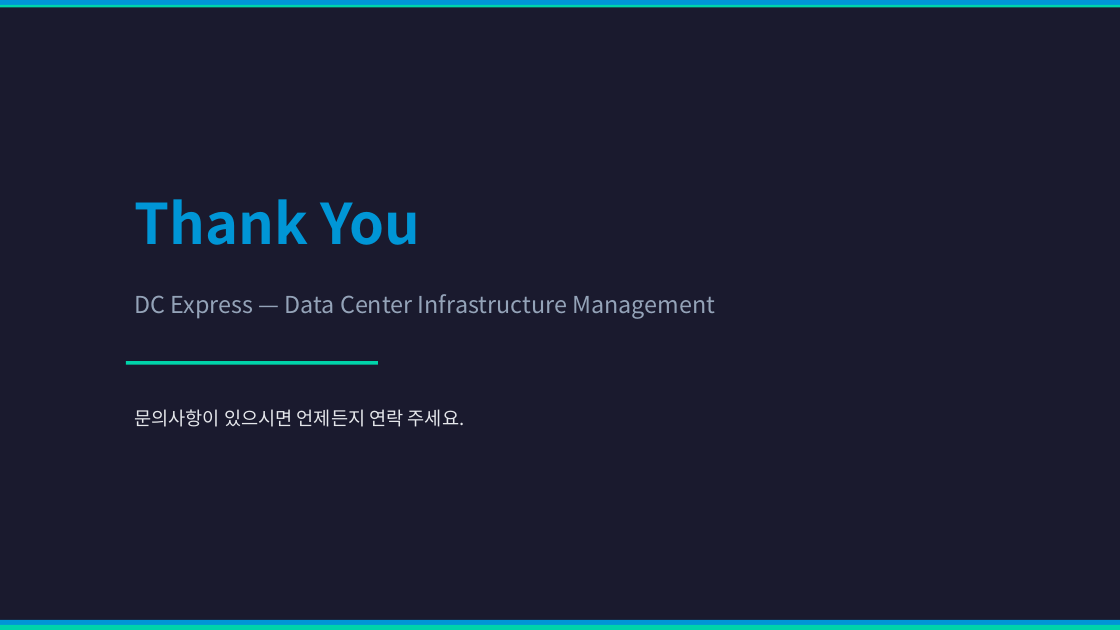
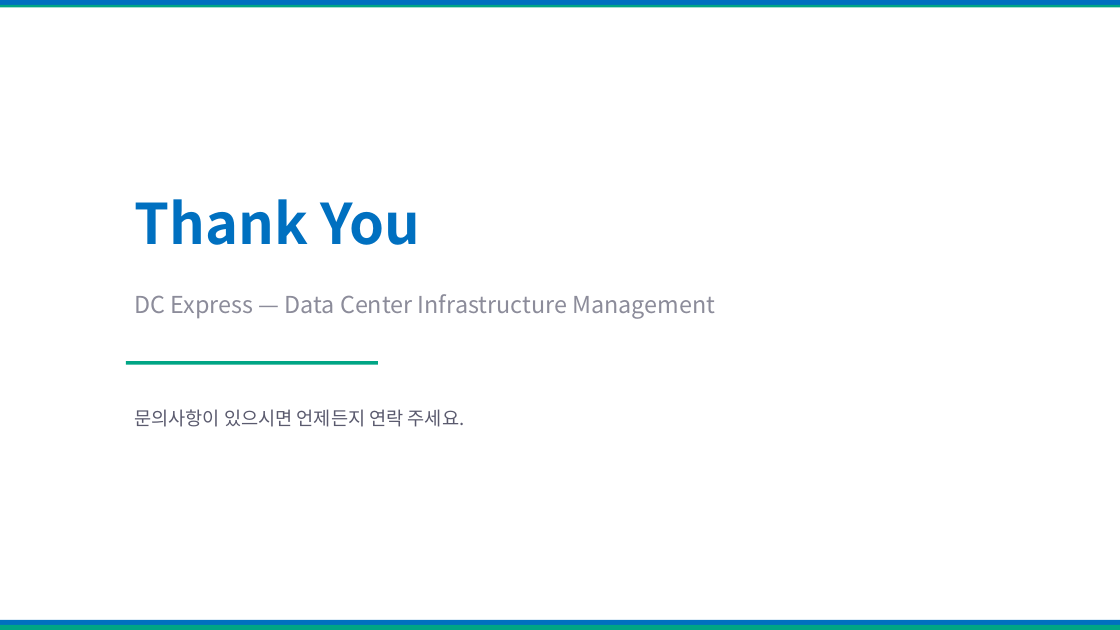
Before and after one commit to youngjaeseo-git/firstTest, a slide deck: slide 56 of docs/DC_Express_User_Manual.pptx. Drawn at 1120x630 pixels with LibreOffice and Linux fonts; fonts in the diff are those of the drawing. Boxes give left, top, right and bottom in pixels: in the first picture for what was removed or moved away, otherwise in the second. Text is boxed around its words. In the diff, an @@ line names an element or a change of style, - is before the commit and + after.

```diff
--- a/docs/DC_Express_User_Manual.pptx
+++ b/docs/DC_Express_User_Manual.pptx
@@ background #1A1A2E to #FFFFFF @@
@@ rectangle at <box>0,0,1120,5</box>: fill #0096D6 to #0070C0 @@
@@ text "Thank You" at <box>134,199,421,245</box>: text colour #0096D6 to #0070C0 @@
@@ text "DC Express — Data Center ..." at <box>134,294,715,319</box>: text colour #94A3B8 to #8C8C9A @@
@@ text "문의사항이 있으시면 언제든지 연락 주세요." at <box>134,409,465,427</box>: text colour #E5E7EB to #5A5A6E @@
@@ rectangle at <box>0,620,1120,625</box>: fill #0096D6 to #0070C0 @@
@@ fill #00D4AA to #00A585 in 3 elements at <box>0,5,1120,8</box>, <box>126,361,378,365</box>, <box>0,625,1120,630</box> @@
```
Also in this commit, not shown: 55 other slides changed, 1 other file.
